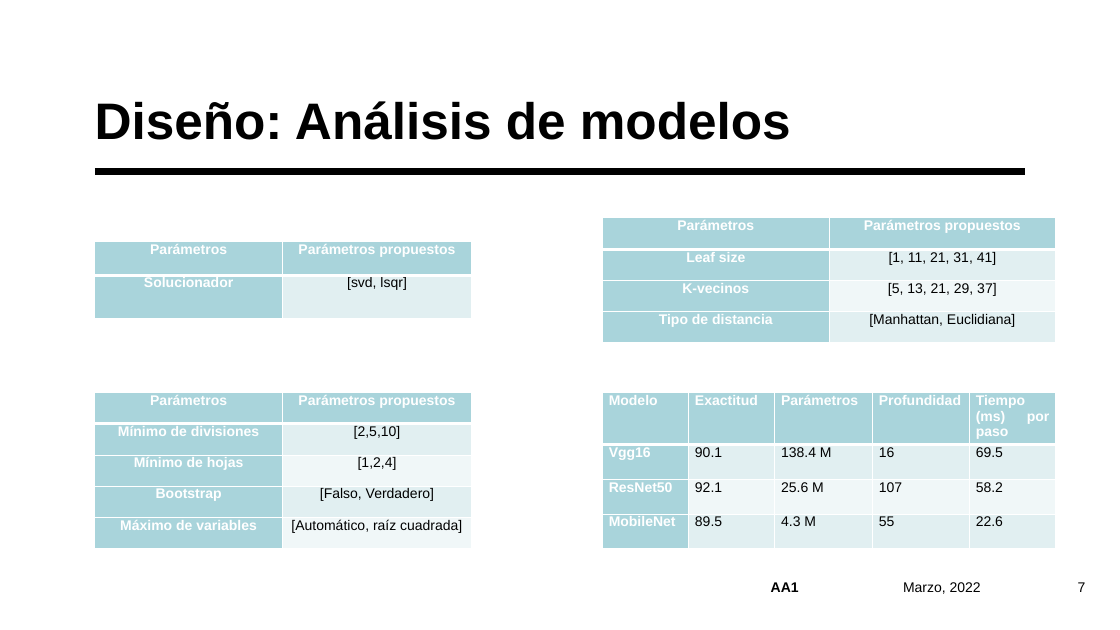
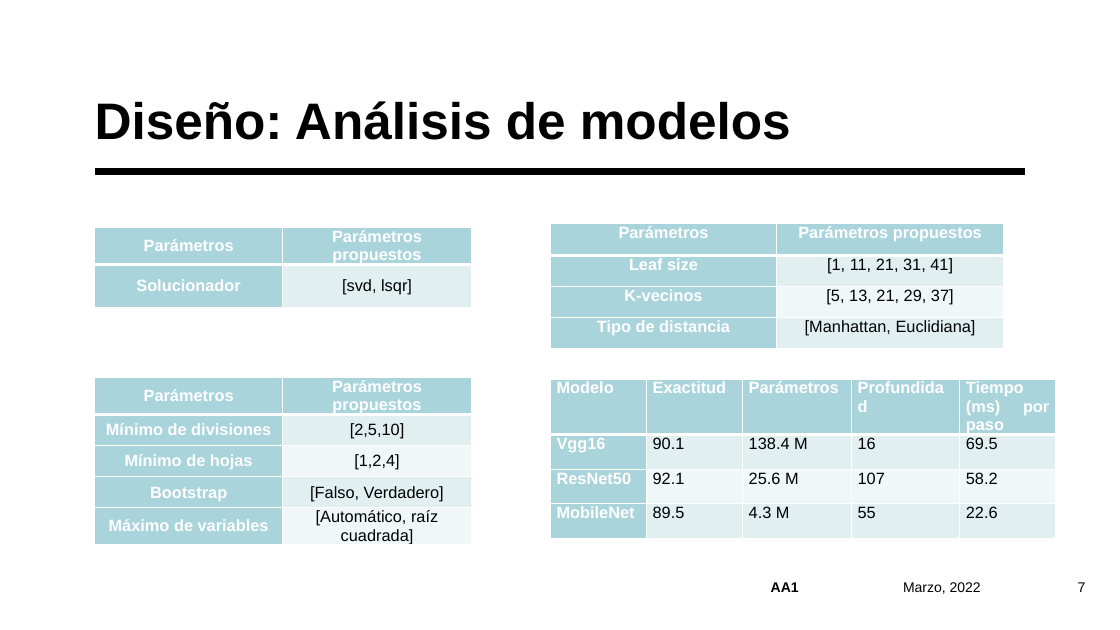
Before and after one commit to vidaldani/MangoGrading, a slide deck: slide 7 of informe/presentacion/AA-01 - Clasificacion_mangos.pptx. Drawn at 1120x630 pixels with LibreOffice and Linux fonts; fonts in the diff are those of the drawing. Boxes give left, top, right and bottom in pixels: in the first picture for what was removed or moved away, otherwise in the second. Text is boxed around its words. In the diff, an @@ line names an element or a change of style, - is before the commit and + after.

```diff
--- a/informe/presentacion/AA-01 - Clasificacion_mangos.pptx
+++ b/informe/presentacion/AA-01 - Clasificacion_mangos.pptx
@@ table at (94,228,471,310) @@
@@ size 12 to 14 pt @@
@@ table: place and size @@
-table at (94,242,471,318)
+table at (94,228,471,310)
@@ table at (550,223,1004,349) @@
@@ size 12 to 14 pt @@
@@ table: place and size @@
-table at (602,218,1056,343)
+table at (550,223,1004,349)
@@ table at (94,378,471,550) @@
@@ size 12 to 14 pt @@
@@ table: place and size @@
-table at (94,393,471,549)
+table at (94,378,471,550)
@@ table at (550,379,1055,542) @@
@@ size 12 to 14 pt @@
@@ table: place and size @@
-table at (602,393,1057,549)
+table at (550,379,1055,542)
```
Also in this commit, not shown: 7 other slides changed.
